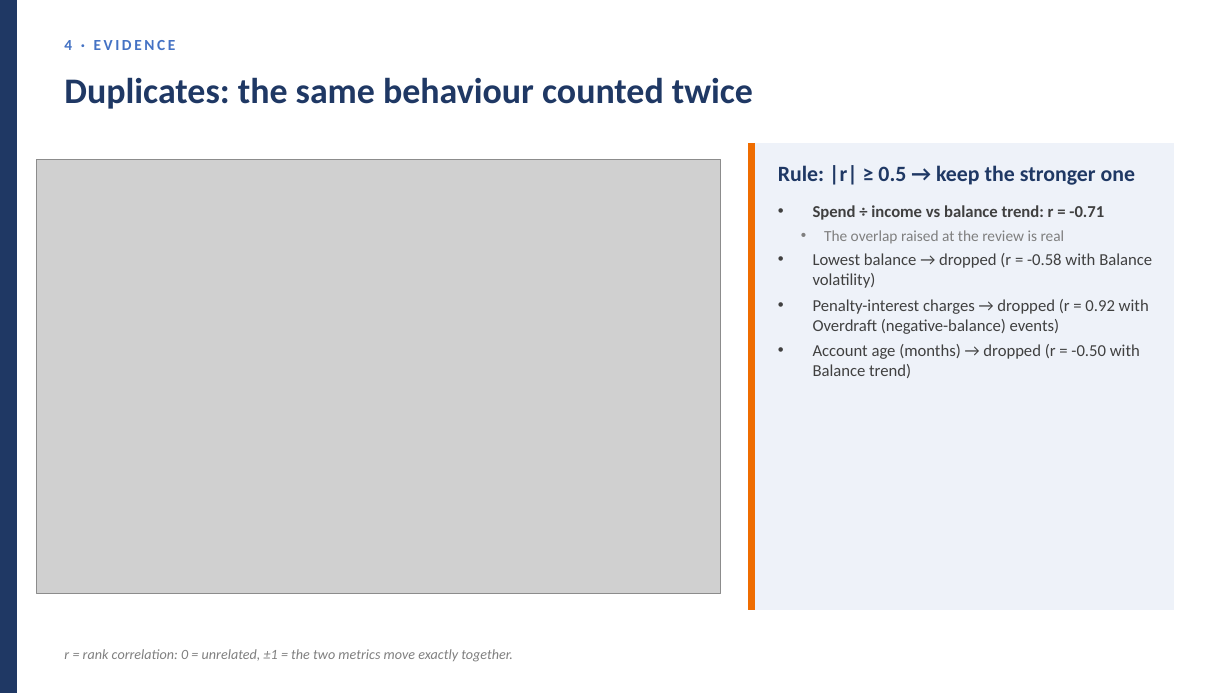
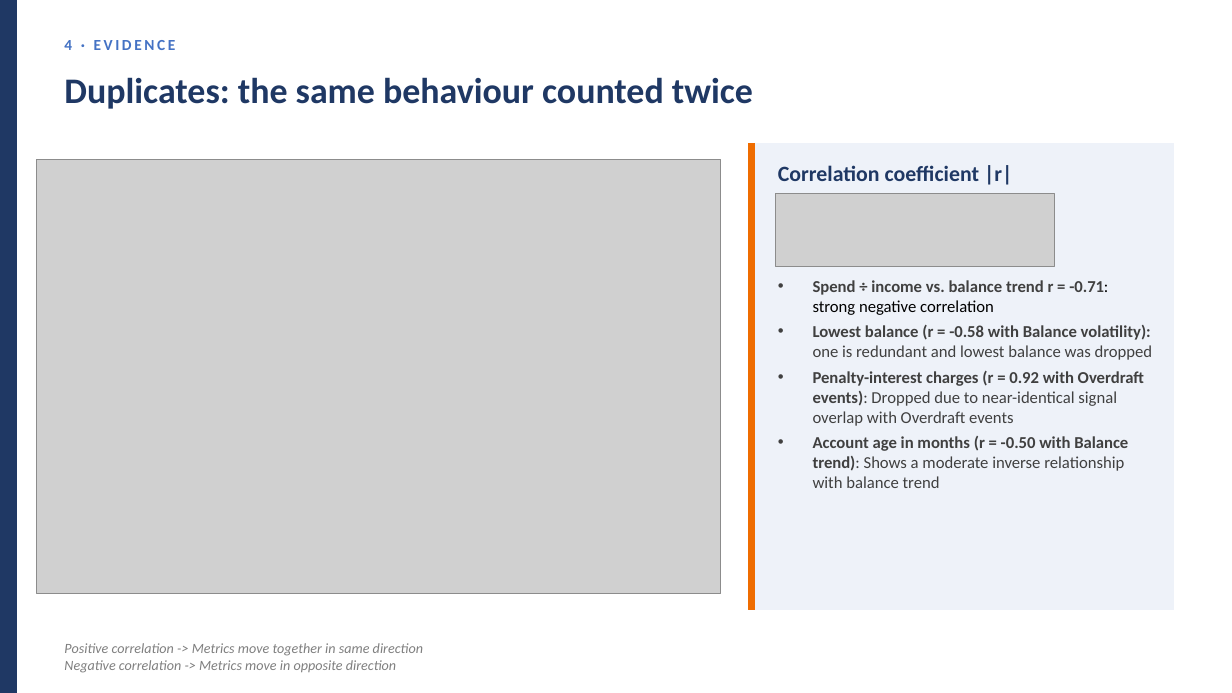
Before and after one commit to huotrithy/da-assignment-risk-scoring, a slide deck: slide 18 of docs/Final_Presentation.pptx (slide 20 before the commit). Drawn at 1232x693 pixels with LibreOffice and Linux fonts; fonts in the diff are those of the drawing; grey boxes stand for pictures. Boxes give left, top, right and bottom in pixels: in the first picture for what was removed or moved away, otherwise in the second. Text is boxed around its words. In the diff, an @@ line names an element or a change of style, - is before the commit and + after.

```diff
--- a/docs/Final_Presentation.pptx
+++ b/docs/Final_Presentation.pptx
@@ text at <box>778,165,1013,185</box>: text changed @@
-Rule: |r| ≥ 0.5 → keep the stronger one
+Correlation coefficient |r|
@@ picture added at <box>775,194,1055,266</box> @@
@@ text at <box>813,280,1153,488</box>: text changed @@
-• Spend ÷ income vs balance trend: r = -0.71
-  • The overlap raised at the review is real
-• Lowest balance → dropped (r = -0.58 with Balance volatility)
-• Penalty-interest charges → dropped (r = 0.92 with Overdraft (negative-balance) events)
-• Account age (months) → dropped (r = -0.50 with Balance trend)
+• Spend ÷ income vs. balance trend r = -0.71: strong negative correlation
+• Lowest balance (r = -0.58 with Balance volatility): one is redundant and lowest balance was dropped
+• Penalty-interest charges (r = 0.92 with Overdraft events): Dropped due to near-identical signal overlap with Overdraft events
+• Account age in months (r = -0.50 with Balance trend): Shows a moderate inverse relationship with balance trend
@@ text at <box>64,643,423,673</box>: text changed @@
-r = rank correlation: 0 = unrelated, ±1 = the two metrics move exactly together.
+Positive correlation -> Metrics move together in same direction
+Negative correlation -> Metrics move in opposite direction
```
Also in this commit, not shown: 23 other slides changed, 4 slides added, 3 slides removed, 3 other files.
